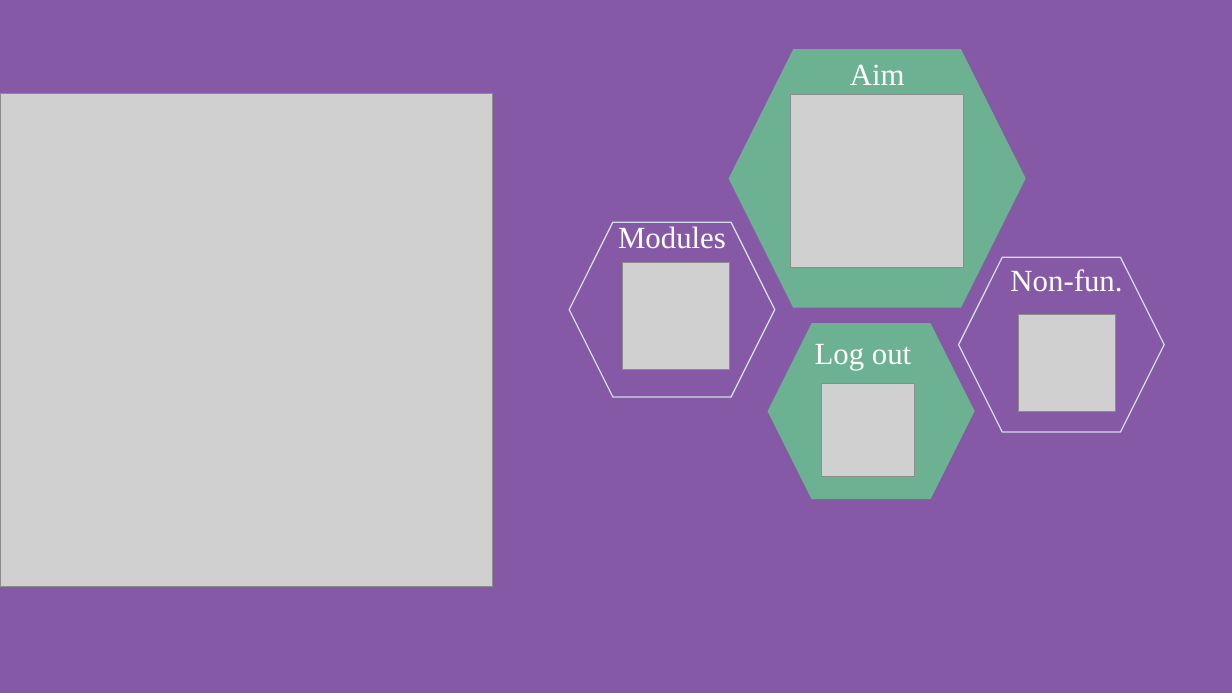
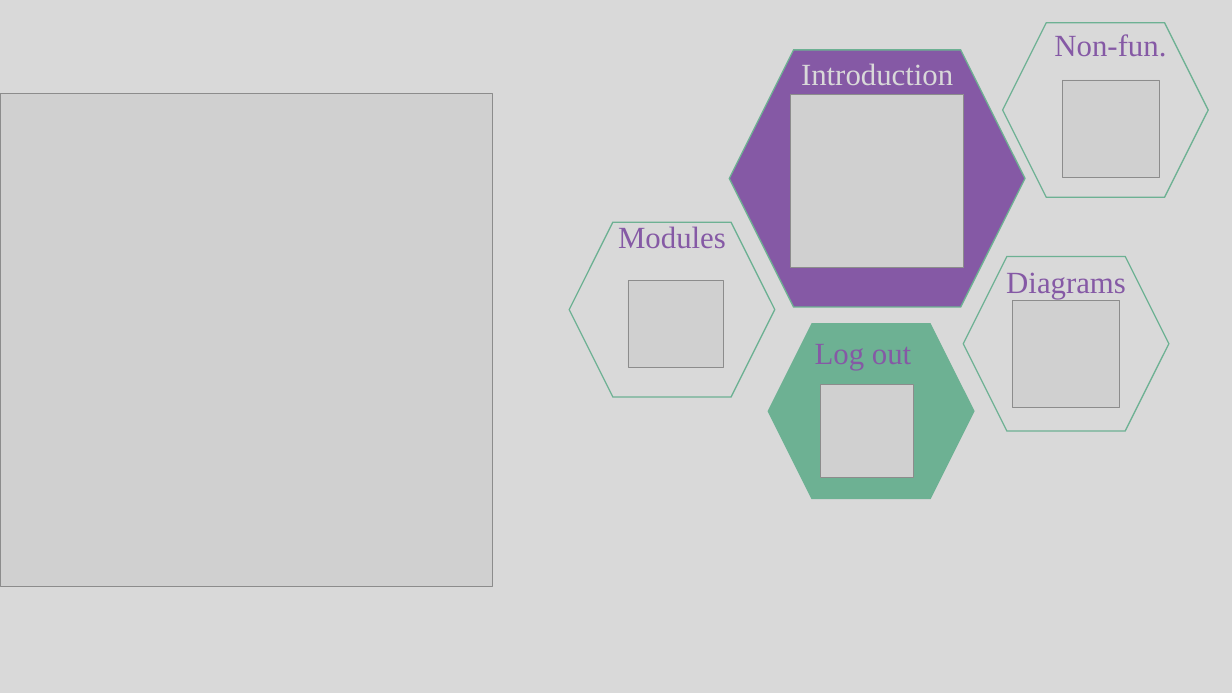
Before and after one commit to M-627/Bug-Tracking-System, a slide deck: slide 2 of documents & diagrams/Presentation1.pptx. Drawn at 1232x693 pixels with LibreOffice and Linux fonts; fonts in the diff are those of the drawing; grey boxes stand for pictures. Boxes give left, top, right and bottom in pixels: in the first picture for what was removed or moved away, otherwise in the second. Text is boxed around its words. In the diff, an @@ line names an element or a change of style, - is before the commit and + after.

Commit message:
Documents and Diagrams

```diff
--- a/documents & diagrams/Presentation1.pptx
+++ b/documents & diagrams/Presentation1.pptx
@@ background #8559A5 to #D9D9D9 @@
@@ 1 picture, 1 text, 1 hexagon: place and size @@
-1 picture, 1 text, 1 hexagon at box(958, 258, 1165, 433)
+1 picture, 1 text, 1 hexagon at box(1003, 23, 1209, 198)
@@ hexagon at box(1003, 23, 1209, 198): outline #CFDEE7 1 pt to #6DB193 1 pt @@
@@ text colour #FFFFFF to #8559A5 in 3 elements at box(618, 226, 726, 248), box(815, 344, 911, 370), box(1054, 34, 1166, 57) @@
@@ hexagon at box(729, 50, 1025, 307): fill #6DB193 to #8559A5 @@
@@ text at box(801, 63, 953, 85): text changed; text colour #FFFFFF to #D9D9D9 @@
-Aim
+Introduction
@@ hexagon at box(569, 223, 775, 397): outline #CFDEE7 1 pt to #6DB193 1 pt @@
@@ hexagon added at box(964, 257, 1170, 432), outline #6DB193 1 pt @@
@@ picture: place and size @@
-picture at box(622, 262, 730, 371)
+picture at box(628, 281, 724, 368)
@@ text added at box(1006, 272, 1126, 299), 24 pt, text #8559A5 @@
+Diagrams
@@ picture added at box(1012, 300, 1119, 408) @@
```
Also in this commit, not shown: 9 other slides changed, 7 slides added, 42 other files.
